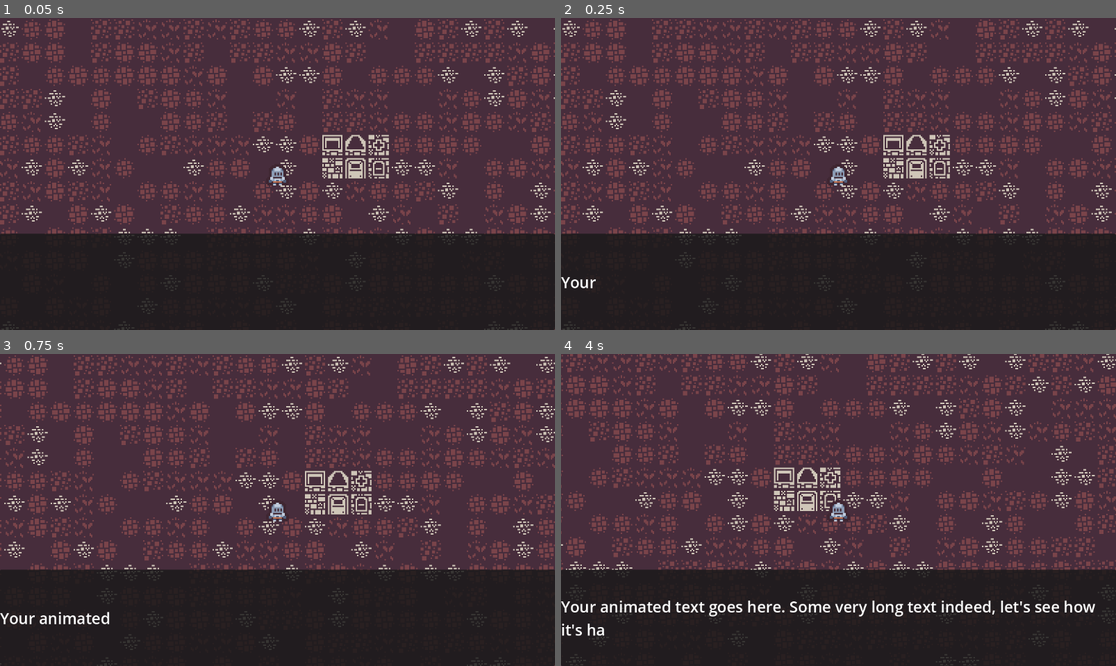
Above: before the commit, frames 1-4 (two rows, left to right).
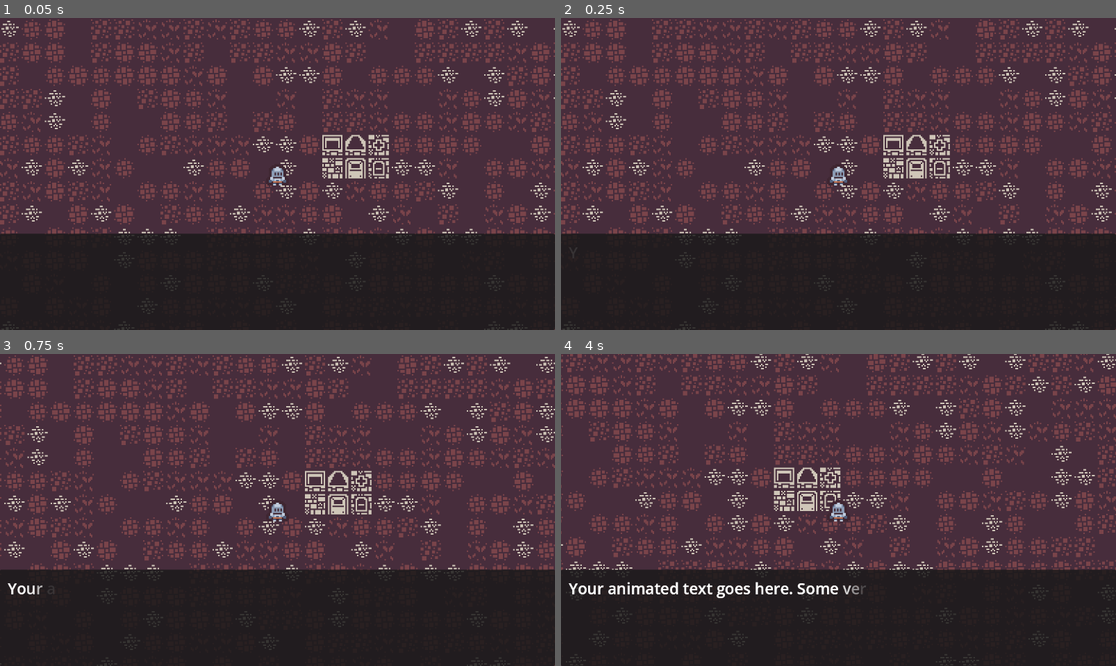
Above: after the commit, the same moments.

Repository: samleegray/OpenWorld
Game: Godot game, scene res://scenes/main.tscn
Two runs of this game, one before a commit and one after it. Both use one fixed random seed, a clock stepped at 60 frames per second and the inputs below.
Inputs:
- Up to frame 1 (0.05 s): no input
- Up to frame 2 (0.25 s): no input
- Up to frame 3 (0.75 s): hold Right (ui_right) from 0.53 s (still down)
- Up to frame 4 (4 s): release Right (ui_right) at 1.28 s; hold Down (ui_down) 1.28-2.03 s; hold Right (ui_right) 2.03-2.78 s; hold Up (ui_up) 2.78-3.53 s; hold Left (ui_left) from 3.53 s (still down)

Frame 1 is identical in both runs. In frame 2, less than 0.1% of the frame differs, in the area x 0-7%, y 83-87%; in frame 3, 0.4%; in frame 4, 2.6%, in the area x 0-97%, y 73-91%.

Commit message:
Actual Fade In Label Text
It's actually fading it, but no pixelation...

Diff:
--- a/scenes/main.tscn
+++ b/scenes/main.tscn
@@ -44,23 +44,29 @@
 custom_minimum_size = Vector2(0, 200)
 layout_mode = 2
 
-[node name="AnimatedLabel" type="Label" parent="Dialog/PanelContainer/Panel"]
+[node name="MarginContainer" type="MarginContainer" parent="Dialog/PanelContainer/Panel"]
 layout_mode = 1
-anchors_preset = 14
-anchor_top = 0.5
+anchors_preset = 15
 anchor_right = 1.0
-anchor_bottom = 0.5
-offset_top = -11.5
-offset_bottom = 11.5
+anchor_bottom = 1.0
 grow_horizontal = 2
 grow_vertical = 2
+theme_override_constants/margin_left = 16
+theme_override_constants/margin_top = 16
+theme_override_constants/margin_right = 16
+theme_override_constants/margin_bottom = 16
+
+[node name="AnimatedLabel" type="Label" parent="Dialog/PanelContainer/Panel/MarginContainer"]
+custom_minimum_size = Vector2(200, 40)
+layout_mode = 2
+size_flags_vertical = 0
 theme_override_font_sizes/font_size = 32
 text = "Some text."
 autowrap_mode = 2
 script = ExtResource("5_ix7lo")
 
 [node name="CharacterTimer" type="Timer" parent="Dialog"]
-wait_time = 0.05
+wait_time = 0.1
 autostart = true
 
-[connection signal="timeout" from="Dialog/CharacterTimer" to="Dialog/PanelContainer/Panel/AnimatedLabel" method="_on_character_timer_timeout"]
+[connection signal="timeout" from="Dialog/CharacterTimer" to="Dialog/PanelContainer/Panel/MarginContainer/AnimatedLabel" method="_on_character_timer_timeout"]
--- a/scripts/animated_label.gd
+++ b/scripts/animated_label.gd
@@ -1,6 +1,6 @@
 extends Label
 
-@onready var character_timer: Timer = $"../../../CharacterTimer"
+@onready var character_timer: Timer = $"../../../../CharacterTimer"
 
 # The full text to be displayed
 var full_text: String = "Your animated text goes here. Some very long text indeed, let's see how it's handled. Wee hee woohoo! COOLNESS SUCKERS."
@@ -11,32 +11,39 @@
 func _ready() -> void:
 	text = ""  # Start with an empty label
 
+
+func create_fade_label() -> Label:
+	var fade_label: Label = Label.new()
+	fade_label.text = full_text.substr(0, char_index)
+	fade_label.modulate.a = 0.0  # Start fully transparent
+	fade_label.size = size
+	fade_label.add_theme_font_size_override("font_size", get_theme_font_size("font_size"))
+	fade_label.autowrap_mode = autowrap_mode
+
+	return fade_label
+
+
 # Function to apply fade-in effect to the last added character
 func _fade_in_character(index: int) -> void:
 	# Implement the fade-in effect for the character at the given index
 	# This can be done using a shader or by manipulating the color modulate
 	# For simplicity, we will change the color modulate here
-	var fade_label: Label = Label.new()
-	fade_label.text = full_text[index]
-	fade_label.custom_minimum_size = custom_minimum_size
-	fade_label.modulate = Color(1, 1, 1, 0)  # Start fully transparent
+	var fade_label: Label = create_fade_label()
 	add_child(fade_label)
-	fade_label.position = Vector2(char_index * 10, 0)  # Adjust position as needed
 
 	# Animate the fade-in effect
-	var fade_tween: Tween = Tween.new()
+	var fade_tween: Tween = create_tween()
 	fade_tween.tween_property(fade_label, "modulate:a", 1, 0.5)
 
 	# After fade-in, remove the fade label and update the main label
 	await fade_tween.finished
 	remove_child(fade_label)
-	text = full_text.substr(0, char_index)
 
 
 func _on_character_timer_timeout() -> void:
 	if char_index < full_text.length():
-		text += full_text[char_index]
+		_fade_in_character(char_index)
 		char_index += 1
-		_fade_in_character(char_index - 1)  # Apply fade-in effect
 	else:
+		text = full_text
 		character_timer.stop()
--- /dev/null
+++ b/shaders/pixelated.gdshader
@@ -0,0 +1,26 @@
+// Pixel transition shader
+// Adapted from a shadertoy shader by iJ01 (https://www.shadertoy.com/view/Xl2SRd)
+
+shader_type canvas_item;
+
+float rand(vec2 co){
+    return fract(sin(dot(co.xy ,vec2(12.9898,96.233))) * 43758.5453);
+}
+uniform float time = 1.0;
+void fragment()
+{
+	vec2 iResolution = 1.0 / SCREEN_PIXEL_SIZE;
+	vec2 uv = FRAGCOORD.xy / iResolution.xy;
+    float resolution = 5.0;
+    vec2 lowresxy = vec2(
+    	floor(FRAGCOORD.x / resolution),
+    	floor(FRAGCOORD.y / resolution)
+    );
+
+    if(sin(time) > rand(lowresxy)){
+		COLOR = vec4(uv,0.5+0.5*sin(5.0 * FRAGCOORD.x),1.0);
+    }else{
+		COLOR = vec4(0.0,0.0,0.0,0.0);
+		// change to COLOR = vec4(0.0,0.0,0.0,1.0); to make black pixels
+    }
+}
